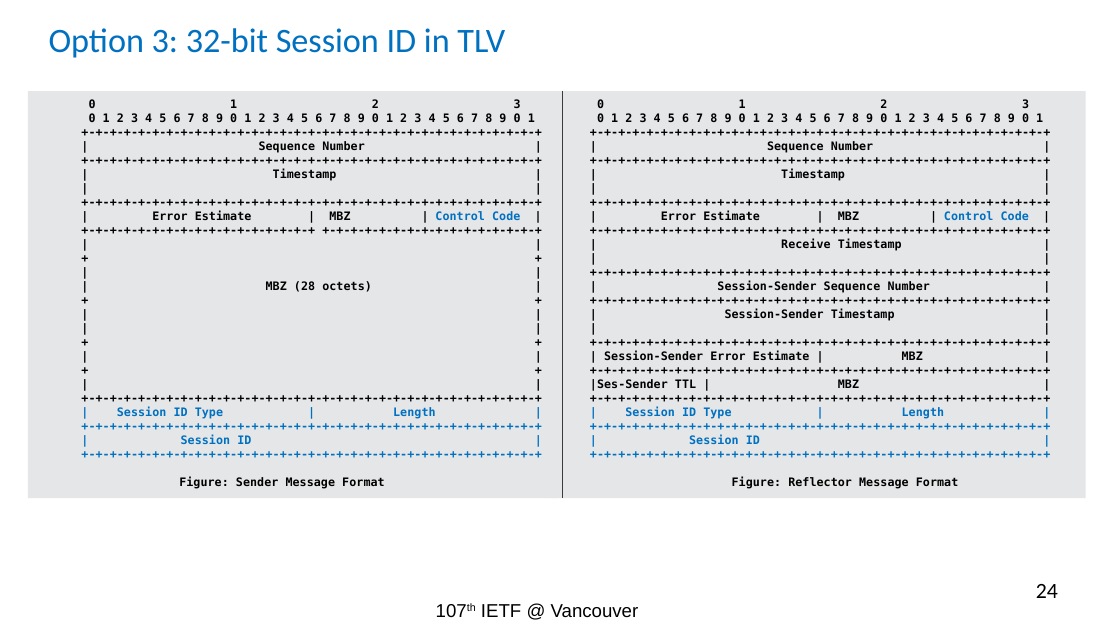
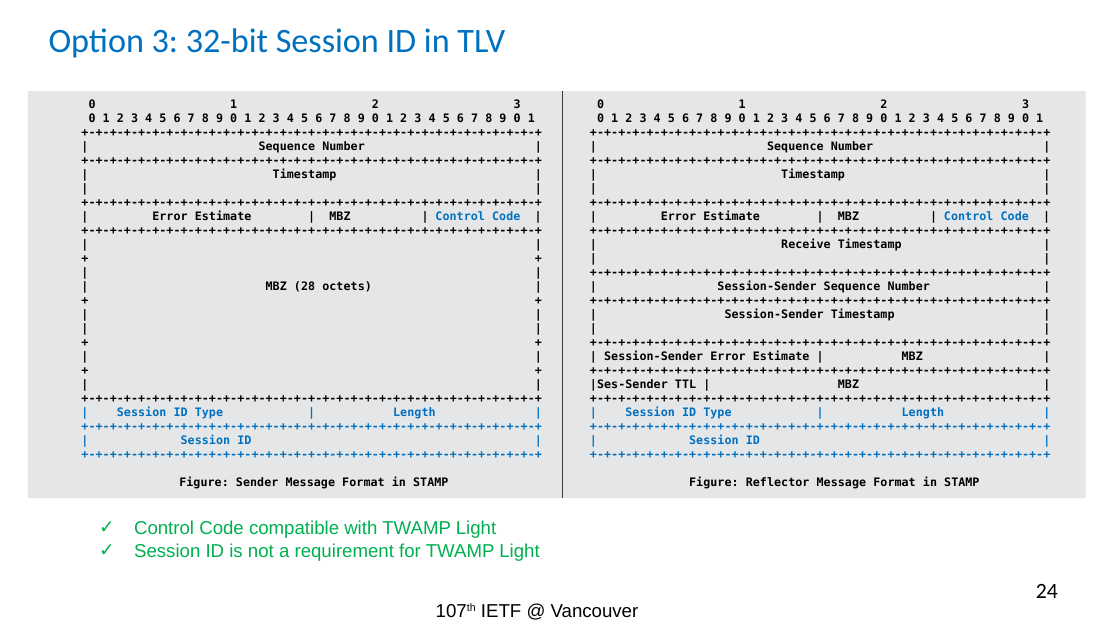
Before and after one commit to rakgandhi/ietf-slides, a slide deck: slide 24 of draft-gandhi-spring-twamp-srpm-07.pptx. Drawn at 1120x630 pixels with LibreOffice and Linux fonts; fonts in the diff are those of the drawing. Boxes give left, top, right and bottom in pixels: in the first picture for what was removed or moved away, otherwise in the second. Text is boxed around its words. In the diff, an @@ line names an element or a change of style, - is before the commit and + after.

```diff
--- a/draft-gandhi-spring-twamp-srpm-07.pptx
+++ b/draft-gandhi-spring-twamp-srpm-07.pptx
@@ text in rectangle at bbox=[28, 91, 557, 498]: text changed @@
-+-+-+-+-+-+-+-+-+-+-+-+-+-+-+-+-+ +-+-+-+-+-+-+-+-+-+-+-+-+-+-+-+
++-+-+-+-+-+-+-+-+-+-+-+-+-+-+-+-+-+-+-+-+-+-+-+-+-+-+-+-+-+-+-+-+
@@ text in rectangle at bbox=[179, 477, 448, 489]: text changed @@
-Figure: Sender Message Format
+Figure: Sender Message Format in STAMP
@@ text in rectangle at bbox=[689, 477, 979, 489]: text changed @@
-Figure: Reflector Message Format
+Figure: Reflector Message Format in STAMP
@@ text added at bbox=[134, 520, 539, 561], 12 pt, text #00B050 @@
+✓ Control Code compatible with TWAMP Light
+✓ Session ID is not a requirement for TWAMP Light
```
Also in this commit, not shown: 3 other slides changed.
